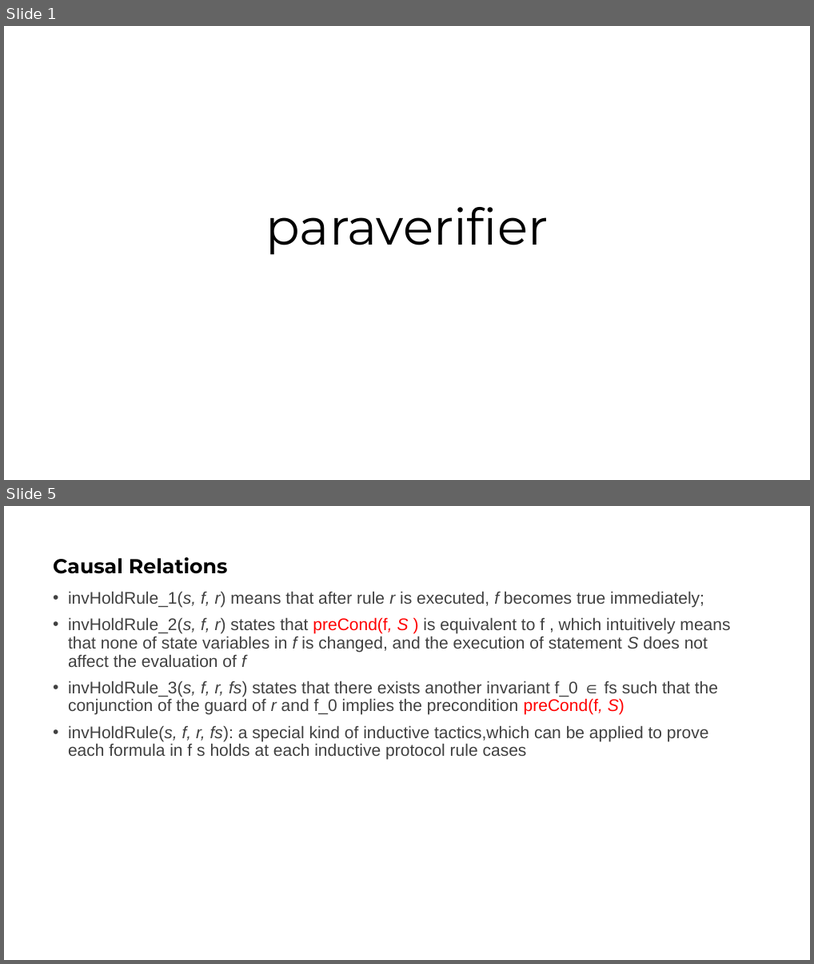
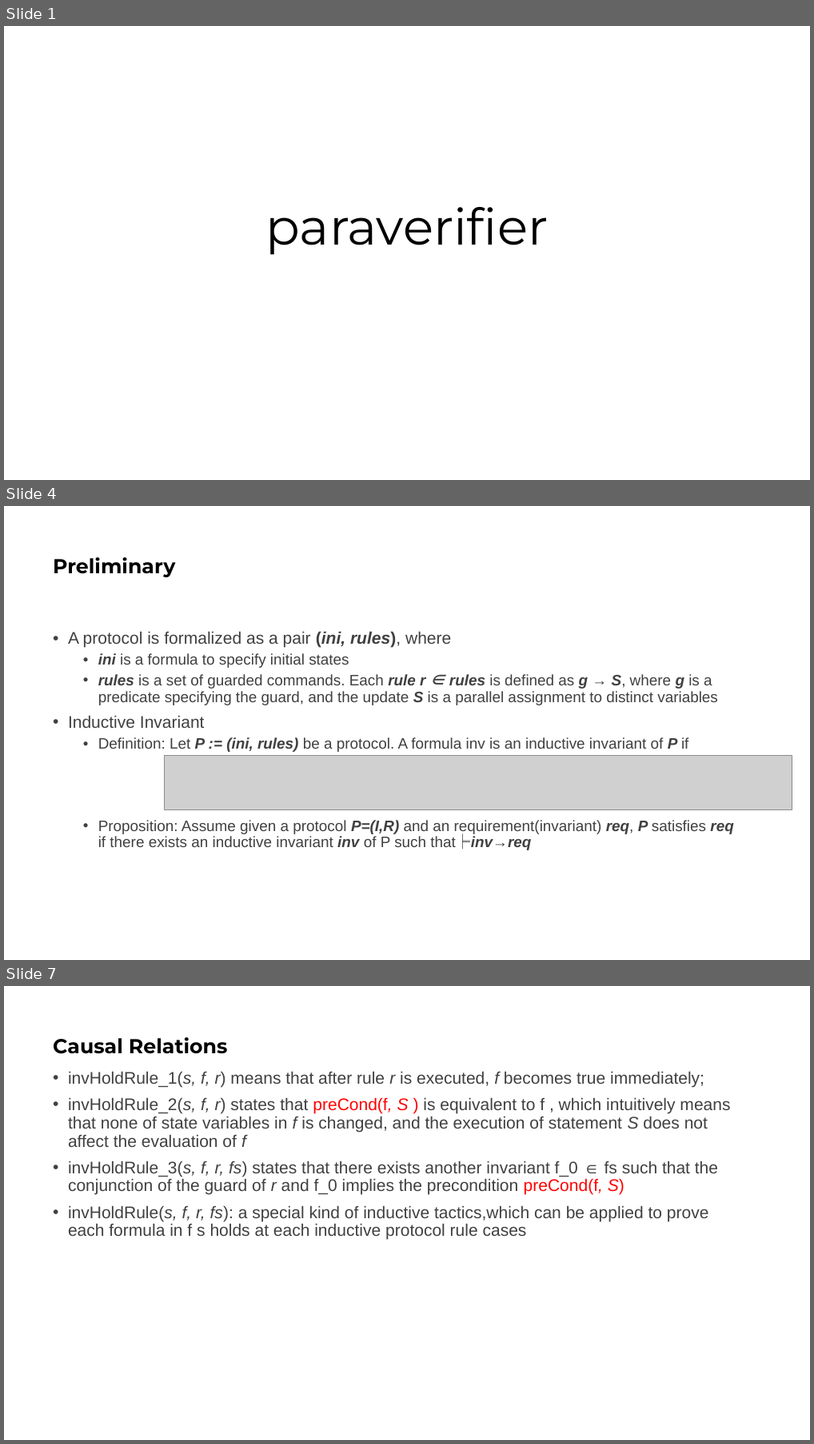
Before and after one commit to bacmive/paper_notes, a slide deck: notes9-paraverifier.pptx. Shown one above the other, each under a label of ours: slides 1 and 5 before the commit, slides 1, 4 and 7 after it; the slides between them are not shown. The pictures are 814x964 and 814x1444 pixels, drawn with LibreOffice and Linux fonts; fonts in the diff are those of the drawing; grey boxes stand for pictures. Boxes give left, top, right and bottom in pixels: in the first picture for what was removed or moved away, otherwise in the second. Text is boxed around its words. In the diff, an @@ line names an element or a change of style, - is before the commit and + after.

```diff
--- a/notes9-paraverifier.pptx
+++ b/notes9-paraverifier.pptx
@@ slide 4 added at [4, 506, 810, 960], background #FFFFFF @@
@@ title added at [53, 557, 175, 577], 24 pt, text #000000, bold @@
+Preliminary
@@ text added at [68, 631, 734, 850], 18 pt, text #404040 @@
+• A protocol is formalized as a pair (ini, rules), where
+  • ini is a formula to specify initial states
+  • rules is a set of guarded commands. Each rule r ∈ rules is defined as g → S, where g is a predicate specifying the guard, and the update S is a parallel assignment to distinct variables
+• Inductive Invariant
+  • Definition: Let P := (ini, rules) be a protocol. A formula inv is an inductive invariant of P if
+  • Proposition: Assume given a protocol P=(I,R) and an requirement(invariant) req, P satisfies req if there exists an inductive invariant inv of P such that╞inv→req
@@ picture added at [164, 756, 792, 810] @@
@@ what was slide 5 is now slide 7 @@
```
Also in this commit, not shown: 1 slide changed, 2 other slides added, 1 slide removed.
